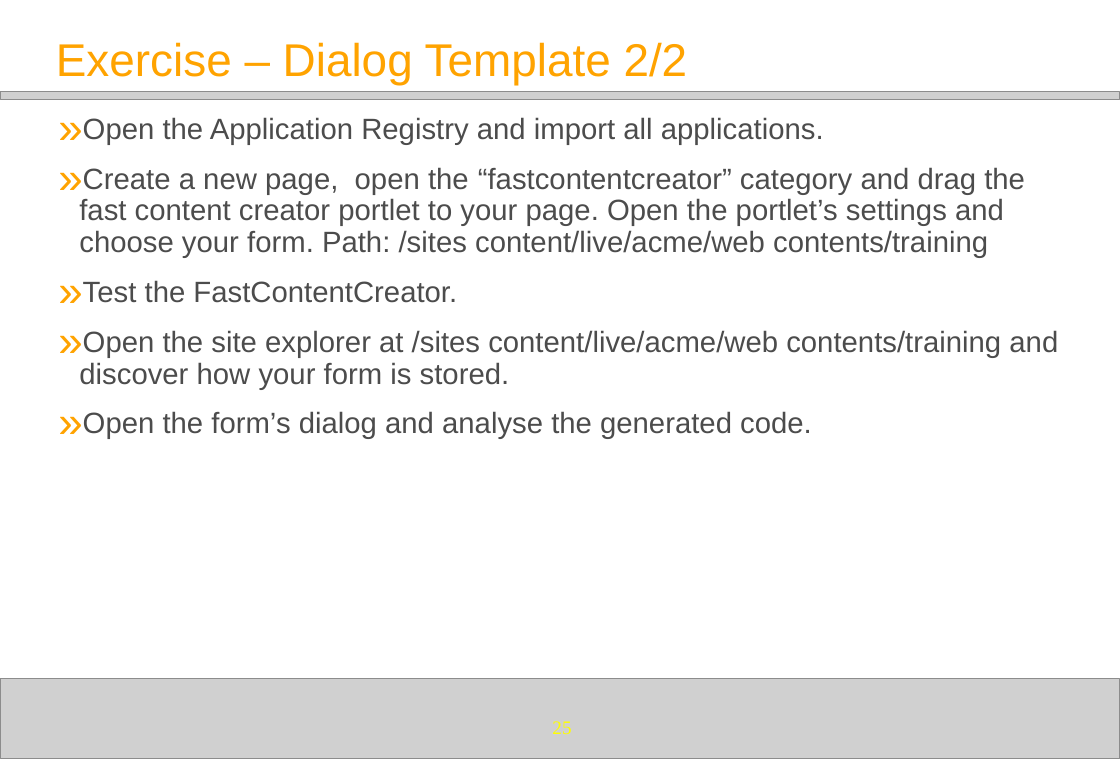
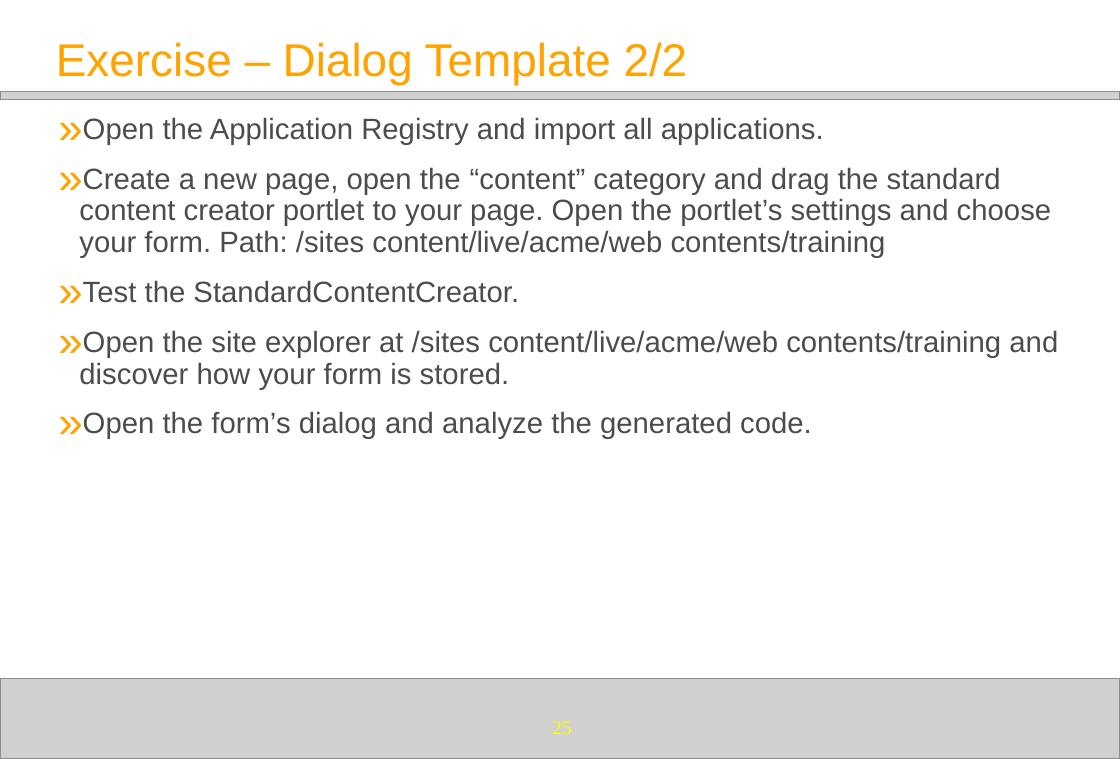
Before and after one commit to anhvurz90/training, a slide deck: slide 25 of plf3_5/eXoDeveloper/440-eXo-Content-for-Developers/440-eXo-Content-for-Developers.pptx. Drawn at 1120x759 pixels with LibreOffice and Linux fonts; fonts in the diff are those of the drawing; grey boxes stand for pictures; background and template pictures are left out. Boxes give left, top, right and bottom in pixels: in the first picture for what was removed or moved away, otherwise in the second. Text is boxed around its words. In the diff, an @@ line names an element or a change of style, - is before the commit and + after.

Commit message:
corrections training after Perth

```diff
--- a/plf3_5/eXoDeveloper/440-eXo-Content-for-Developers/440-eXo-Content-for-Developers.pptx
+++ b/plf3_5/eXoDeveloper/440-eXo-Content-for-Developers/440-eXo-Content-for-Developers.pptx
@@ text at (79, 167, 1051, 303): text changed @@
-» Create a new page, open the “fastcontentcreator” category and drag the fast content creator portlet to your page. Open the portlet’s settings and choose your form. Path: /sites content/live/acme/web contents/training
-» Test the FastContentCreator.
+» Create a new page, open the “content” category and drag the standard content creator portlet to your page. Open the portlet’s settings and choose your form. Path: /sites content/live/acme/web contents/training
+» Test the StandardContentCreator.
@@ text at (83, 411, 812, 439): text changed @@
-» Open the form’s dialog and analyse the generated code.
+» Open the form’s dialog and analyze the generated code.
```
Also in this commit, not shown: 5 other slides changed.
